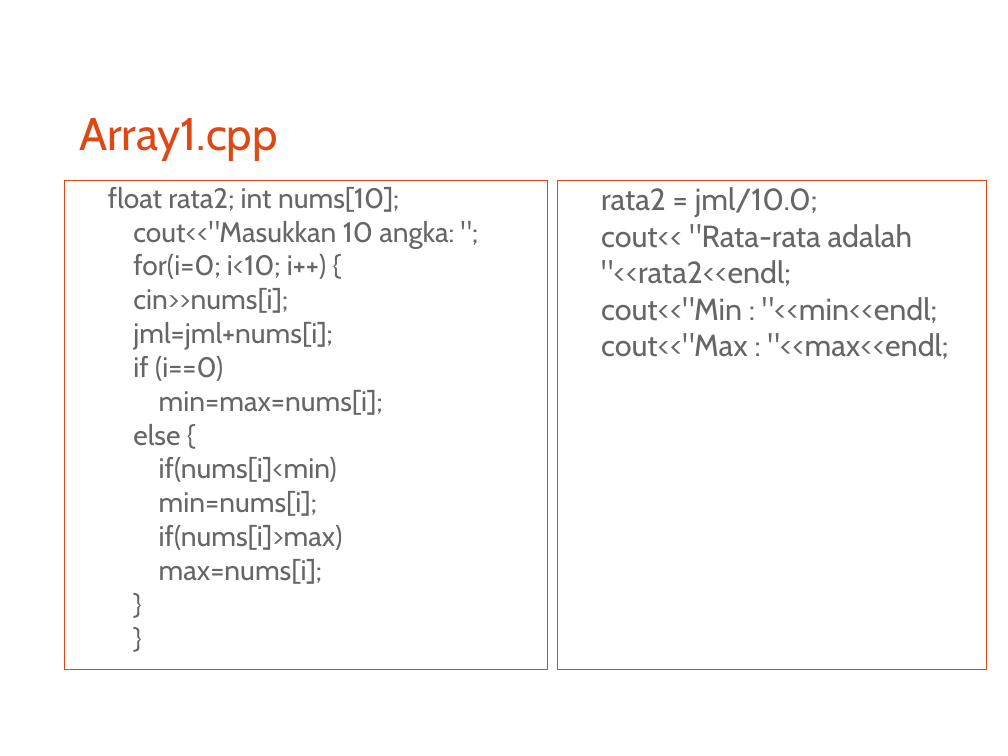
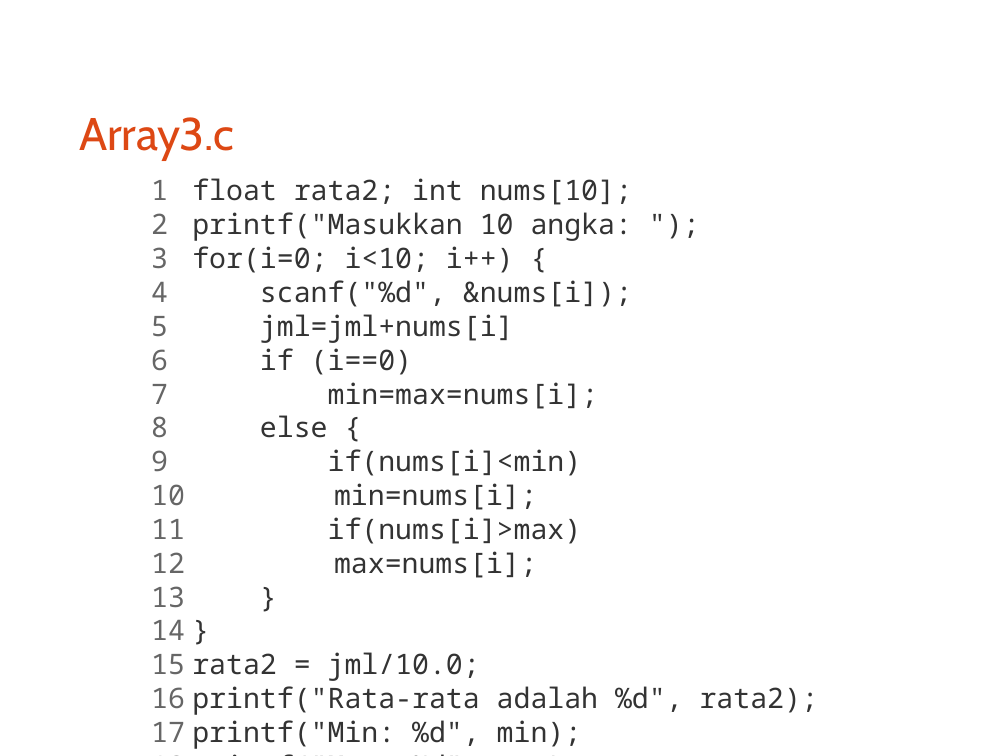
Before and after one commit to bagustris/prokom-tf, a slide deck: slide 16 of prokom4.odp. Drawn at 1008x756 pixels with LibreOffice and Linux fonts; fonts in the diff are those of the drawing. Boxes give left, top, right and bottom in pixels: in the first picture for what was removed or moved away, otherwise in the second. Text is boxed around its words. In the diff, an @@ line names an element or a change of style, - is before the commit and + after.

```diff
--- a/prokom4.odp
+++ b/prokom4.odp
@@ title at [79,117,234,161]: text changed @@
-Array1.cpp
+Array3.c
@@ text "float rata2; int nums[10];": place and size @@
-text "float rata2; int nums[10];" at [65,180,548,670]
+text "float rata2; int nums[10];" at [192,178,818,749]
@@ text "float rata2; int nums[10];" at [192,178,818,749]: outline #DD4814 0 pt to none @@
@@ text at [192,178,632,578]: font Cabin to Noto Sans Mono, text colour #666666 to #333333 in "float rata2; int nums[10];", "for(i=0; i<10; i++) {", "if (i==0)", "min=max=nums[i];" and 7 more places; bullet none to 1 @@
@@ text removed at [558,180,987,670] @@
-rata2 = jml/10.0;
-cout<< "Rata-rata adalah "<<rata2<<endl;
-cout<<"Min : "<<min<<endl;
-cout<<"Max : "<<max<<endl;
@@ text at [192,212,632,241]: text changed; font Cabin to Noto Sans Mono; text colour #666666 to #333333 @@
-cout<<"Masukkan 10 angka: ";
+2 printf("Masukkan 10 angka: ");
@@ text at [260,280,632,343]: text changed; font Cabin to Noto Sans Mono; text colour #666666 to #333333 @@
-cin>>nums[i];
-jml=jml+nums[i];
+4 scanf("%d", &nums[i]);
+5 jml=jml+nums[i]
@@ text at [192,652,818,749]: paragraphs added @@
+15 rata2 = jml/10.0;
+16 printf("Rata-rata adalah %d", rata2);
+17 printf("Min: %d", min);
+18 printf("Max: %d", max);
```
Also in this commit, not shown: 12 other slides changed, 1 slide removed, 37 other files.
